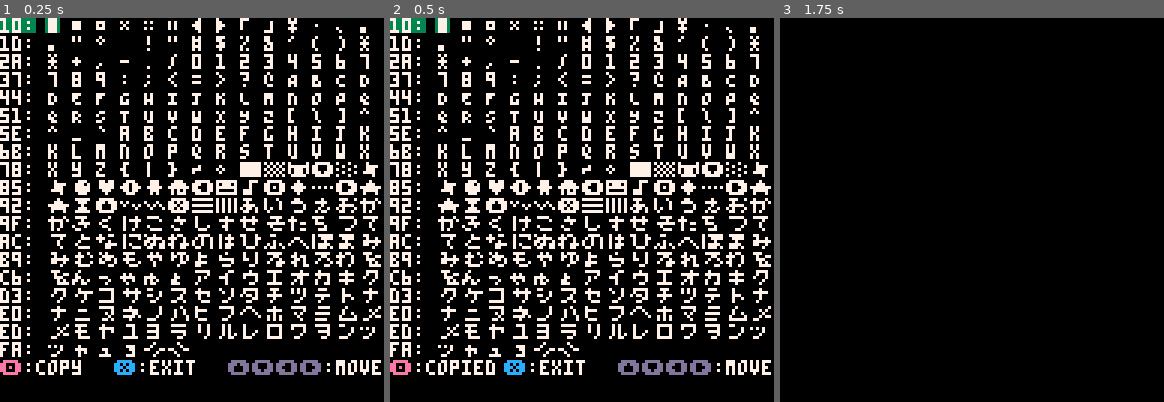
Above: before the commit, frames 1-3 (left to right).
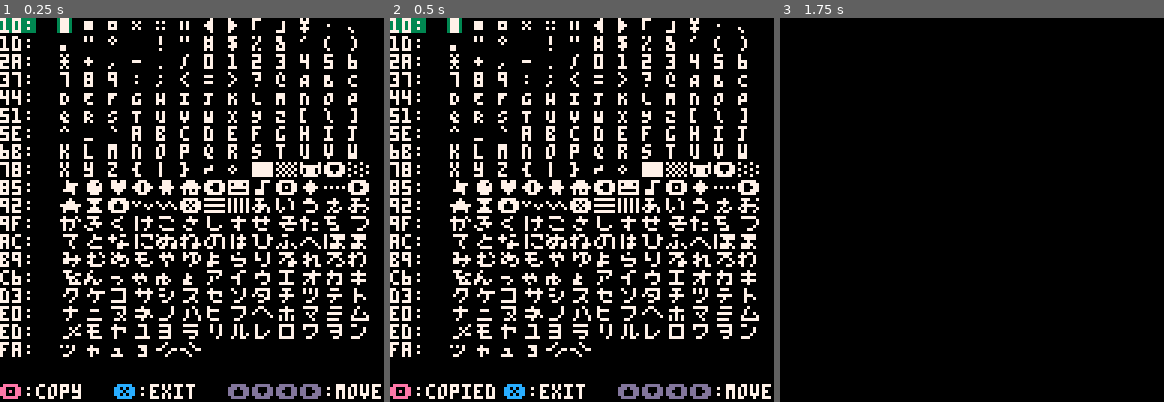
Above: after the commit, the same moments.

Repository: alexankitty/pico8-fluff
Game: PICO-8 cartridge charselect.p8
Same seed, same stepped clock (60 frames per second), same inputs: the game is played once before the commit and once after it.
Inputs:
- Up to frame 1 (0.25 s): no input
- Up to frame 2 (0.5 s): tap O (Z key) at 0.33 s
- Up to frame 3 (1.75 s): tap O (Z key) at 0.7, 1.43 s; tap X (X key) at 1.07 s

The runs differ from the first frame. In frame 1, 29% of the frame differs, in the area x 0-100%, y 0-100%; in frame 2, 29%; in frame 3, nothing differs.

Commit message:
pin buttons to bottom

Diff:
--- a/charselect.p8
+++ b/charselect.p8
@@ -34,8 +34,8 @@
     local x=0
 
     print(chr(2) .. offcol..offset..":",x,y,textcol)
-    x = x + 16
-    for c=0,charcount do
+    x = x + 20
+    for c=0,charcount-1 do
       if(i+c > 255) then break end
       local bg = chr(2) .. "0"
       if(cury==row and curx==c) then
@@ -48,6 +48,7 @@
     end
     y = y + charheight
   end
+  y = y + charheight + 2
   local copytext = "copy"
   if(copytimer > 0) then copytext = "copied" end
   print("🅾️",0,y,14)
